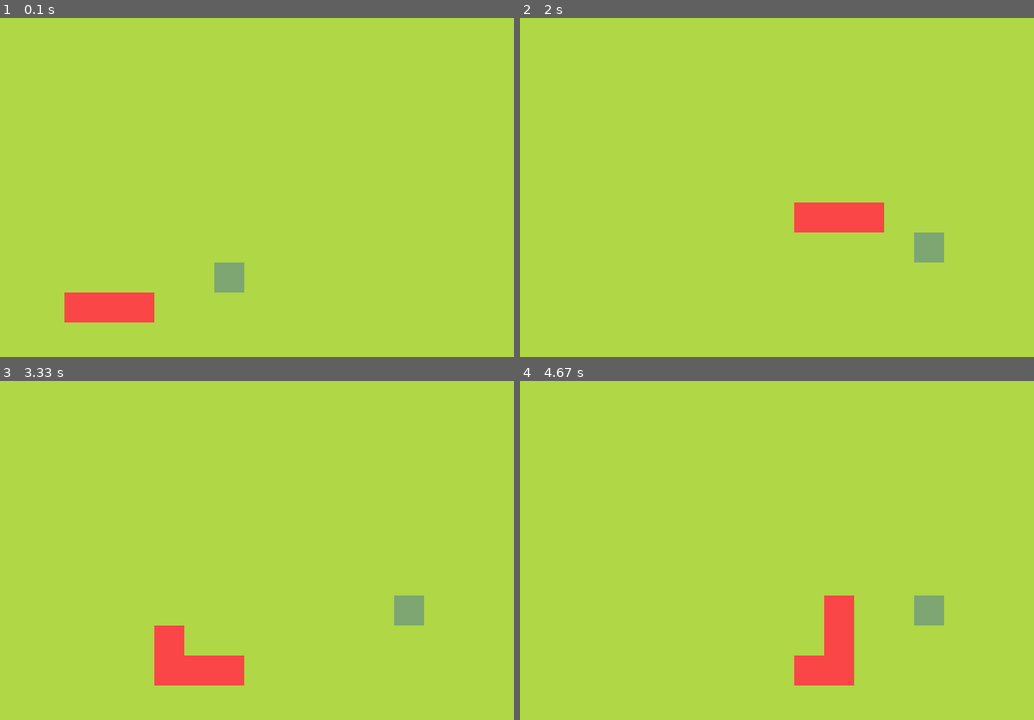
Above: before the commit, frames 1-4 (two rows, left to right).
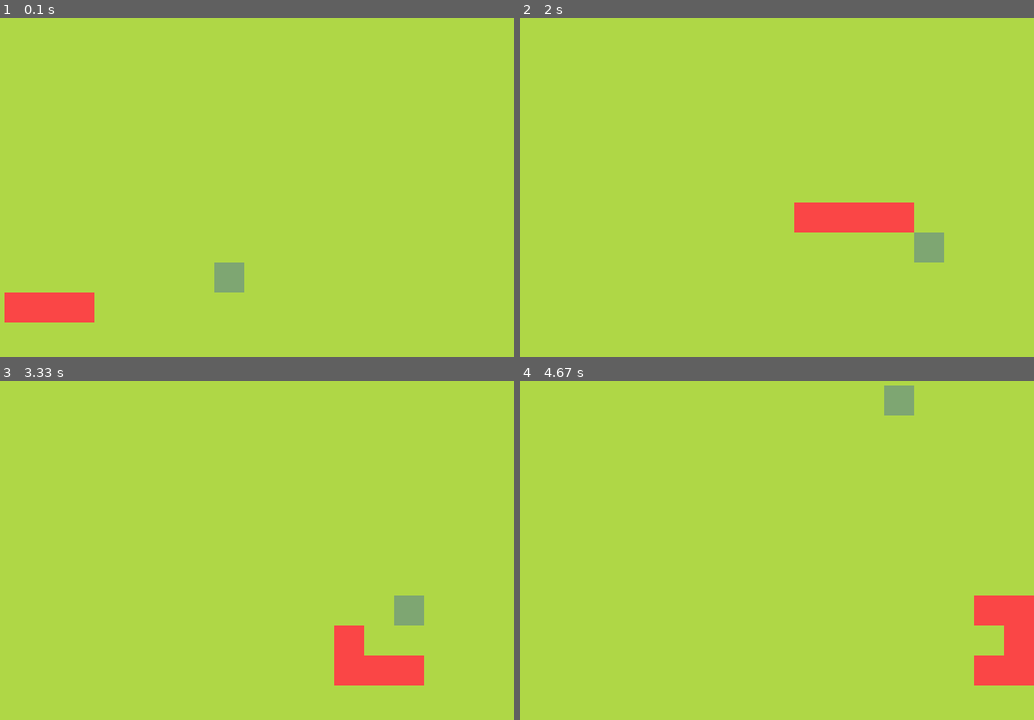
Above: after the commit, the same moments.

Repository: DawidMlynarski/pygame_snake
Game: pygame game, started from main.py
Same seed, same stepped clock (60 frames per second), same inputs: the game is played once before the commit and once after it.
Inputs:
- Up to frame 1 (0.1 s): no input
- Up to frame 2 (2 s): hold Right 0.33-0.8 s; hold Up 0.83-1.3 s; hold Right 1.33-1.8 s; hold Left from 1.83 s (still down)
- Up to frame 3 (3.33 s): release Left at 2.37 s; hold Down 2.4-2.7 s; hold Left 2.73-3.13 s; hold Up from 3.17 s (still down)
- Up to frame 4 (4.67 s): release Up at 3.53 s; hold Right 3.57-4.2 s; hold Down 4.23-4.6 s; hold Left from 4.63 s (still down)

The runs differ from the first frame. In frame 1, 2.1% of the frame differs, in the area x 0-31%, y 80-90%; in frame 2, 0.5%; in frame 3, 4.1%; in frame 4, 5.7%, in the area x 53-100%, y 1-90%.

Commit message:
Added wall and snake collision

Diff:
--- a/main.py
+++ b/main.py
@@ -3,7 +3,7 @@
 
 class snake_class:
     def __init__(self) -> None:
-        self.body = [Vector2(5,10),Vector2(6,10),Vector2(7,10)]
+        self.body = [Vector2(5,10),Vector2(4,10),Vector2(3,10)]
         self.direction = Vector2(1,0)
         self.new_block = False
 
@@ -54,6 +54,7 @@
     def update(self):
         self.snake.move_snake()
         self.check_collision()
+        self.check_fail()
 
     def draw_elements(self):
         self.fruit.draw_fruit()
@@ -66,6 +67,18 @@
 
             # adding block to a snake
             self.snake.add_block()
+    def check_fail(self):
+        #Check collision with walls
+        if not (0 <= self.snake.body[0].x < cell_number) or not (0 <= self.snake.body[0].y < cell_number):
+            self.game_over()
+        #Chech collision with itself
+        for block in self.snake.body[1:]:
+            if block == self.snake.body[0]:
+                self.game_over()
+
+    def game_over(self):
+        pygame.quit()
+        sys.exit()
 
 
 # Initializing pygame and window
@@ -93,13 +106,17 @@
             main_game.update()
         if event.type == pygame.KEYDOWN:
             if event.key == pygame.K_UP:
-                main_game.snake.direction = Vector2(0,-1)
+                if main_game.snake.direction.y != 1:
+                    main_game.snake.direction = Vector2(0,-1)
             if event.key == pygame.K_DOWN:
-                main_game.snake.direction = Vector2(0,1)
+                if main_game.snake.direction.y != -1:
+                    main_game.snake.direction = Vector2(0,1)
             if event.key == pygame.K_LEFT:
-                main_game.snake.direction = Vector2(-1,0)
+                if main_game.snake.direction.x != 1:
+                    main_game.snake.direction = Vector2(-1,0)
             if event.key == pygame.K_RIGHT:
-                main_game.snake.direction = Vector2(1,0)
+                if main_game.snake.direction.x != -1:
+                    main_game.snake.direction = Vector2(1,0)
     screen.fill((175,215,70))
     main_game.draw_elements()
     pygame.display.update()
